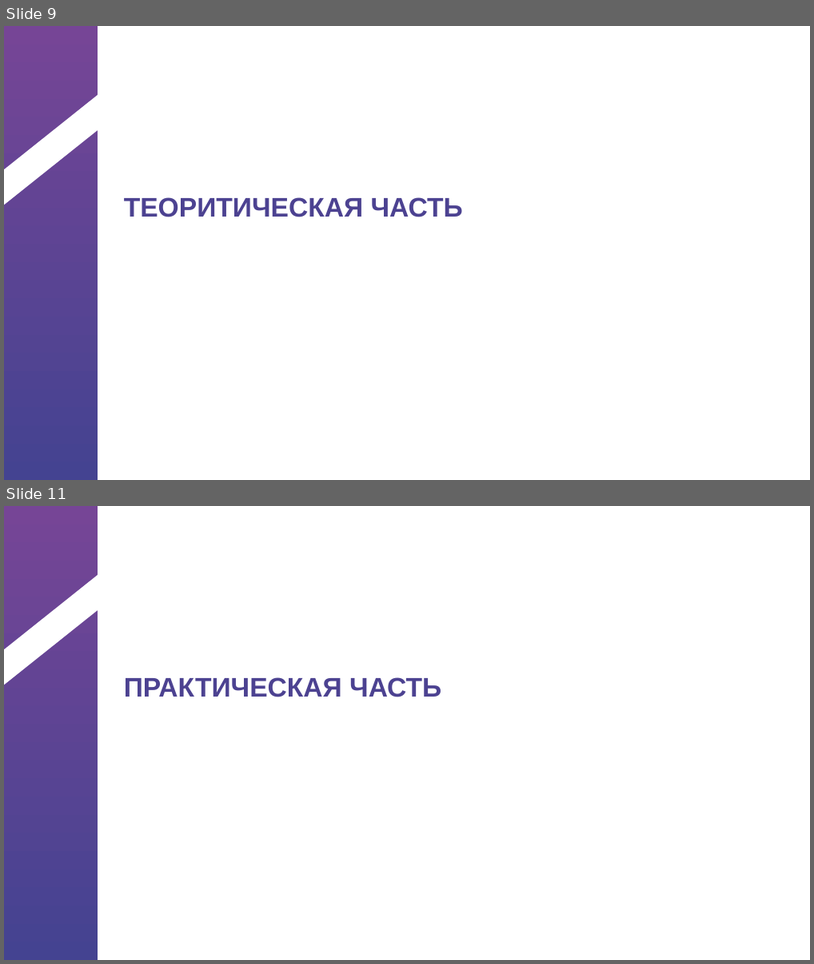
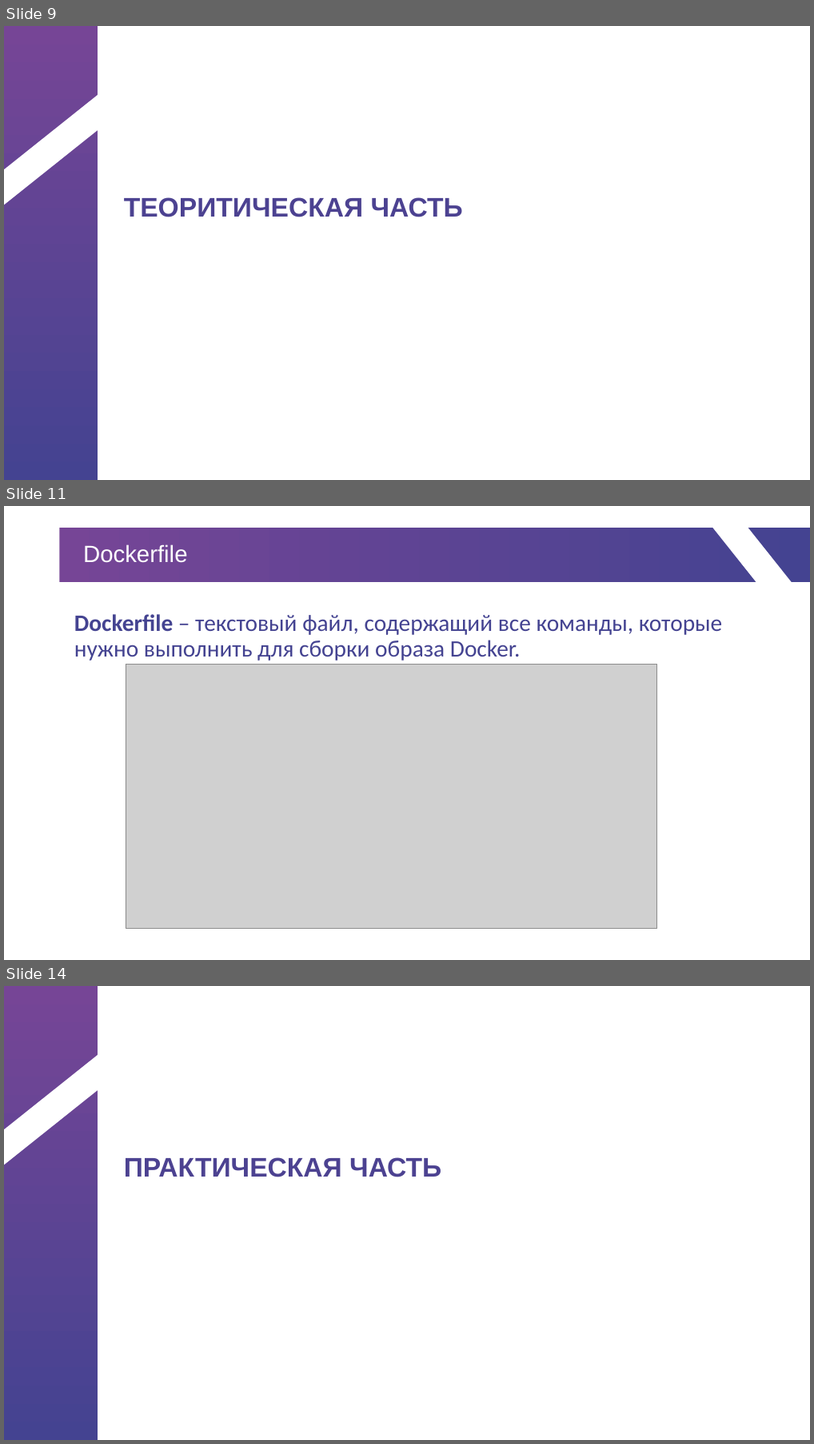
Before and after one commit to gepasgoy/IndividualProject, a slide deck: Шаблон презентации для защиты.pptx. Shown one above the other, each under a label of ours: slides 9 and 11 before the commit, slides 9, 11 and 14 after it; the slides between them are not shown. The pictures are 814x964 and 814x1444 pixels, drawn with LibreOffice and Linux fonts; fonts in the diff are those of the drawing; grey boxes stand for pictures; background and template pictures are left out. Boxes give left, top, right and bottom in pixels: in the first picture for what was removed or moved away, otherwise in the second. Text is boxed around its words. In the diff, an @@ line names an element or a change of style, - is before the commit and + after.

```diff
--- a/Шаблон презентации для защиты.pptx
+++ b/Шаблон презентации для защиты.pptx
@@ slide 11 added at box(4, 506, 810, 960), background picture (left out) @@
@@ rectangle added at box(59, 528, 810, 582), fill gradient #764596 to #444391 @@
@@ parallelogram added at box(701, 506, 810, 623), fill #FFFFFF @@
@@ title added at box(83, 544, 188, 563), 28 pt, text #FFFFFF @@
+Dockerfile
@@ text added at box(74, 614, 723, 660), 28 pt, text #444391 @@
+Dockerfile – текстовый файл, содержащий все команды, которые нужно выполнить для сборки образа Docker.
@@ picture added at box(126, 664, 658, 928) @@
@@ what was slide 11 is now slide 14 @@
```
Also in this commit, not shown: 1 slide changed, 4 other slides added, 1 slide removed, 2 other files.
